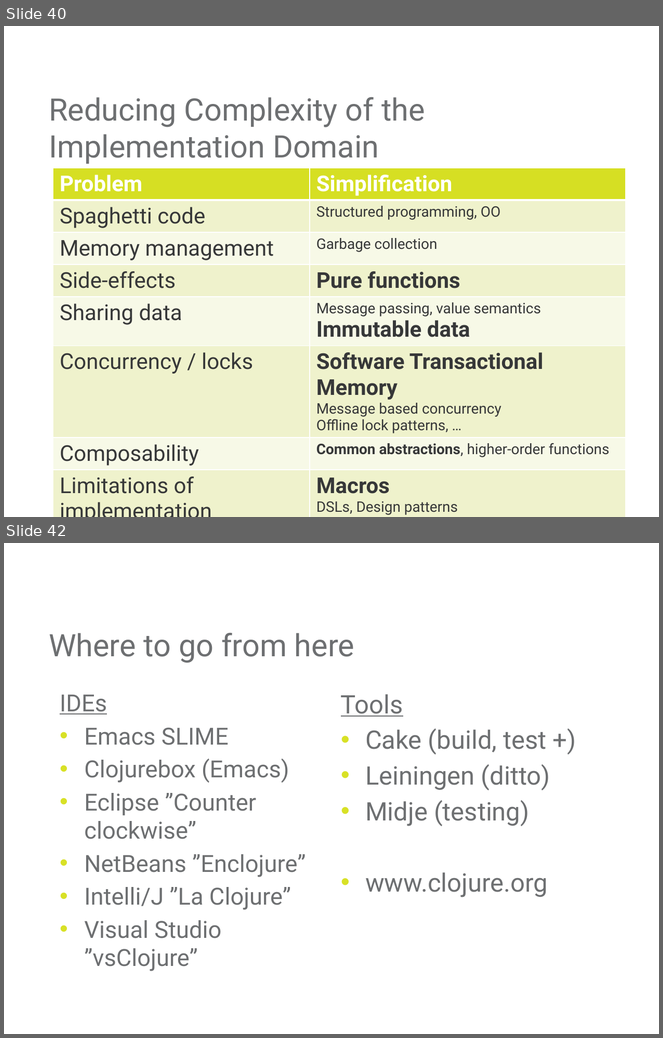
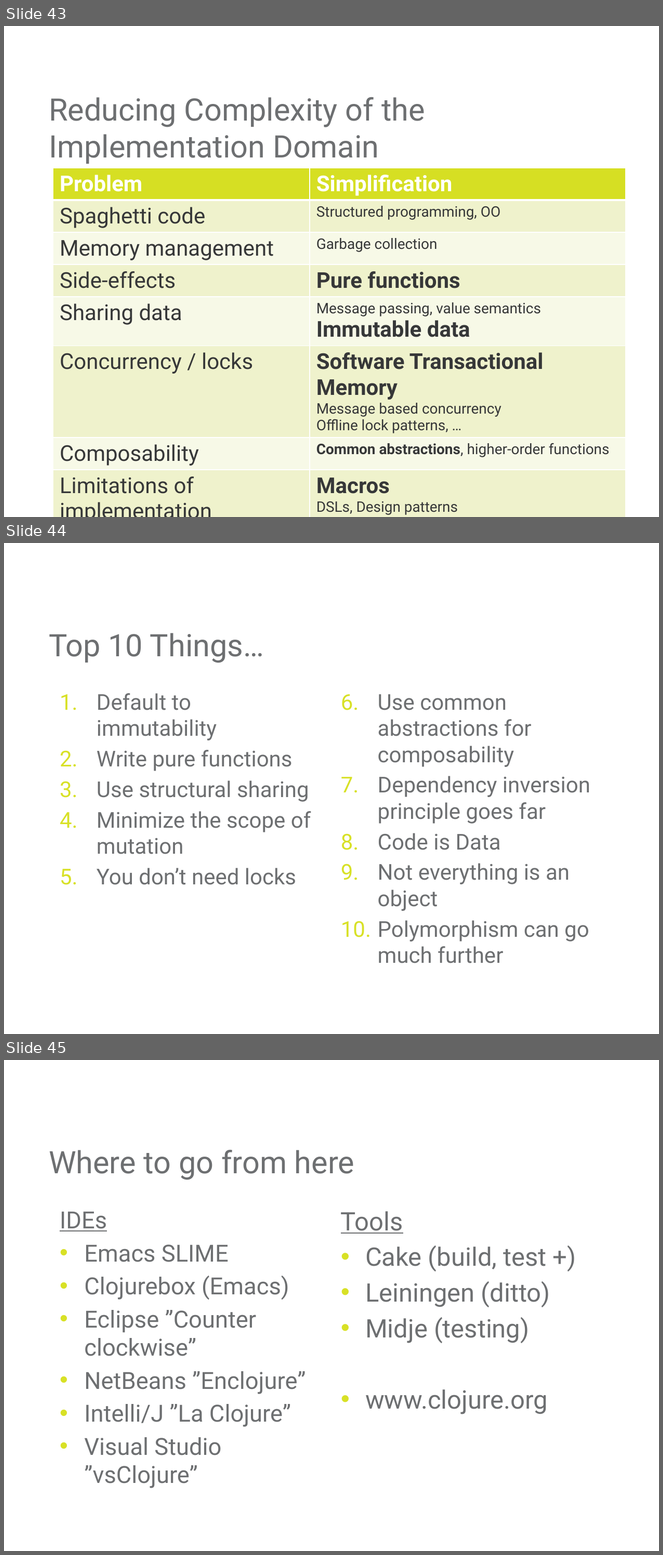
Before and after one commit to mjul/top-10-clojure-ndc-2011, a slide deck: Top Things to Learn From Clojure.pptx. Shown one above the other, each under a label of ours: slides 40 and 42 before the commit, slides 43, 44 and 45 after it; the slides between them are not shown. The pictures are 663x1038 and 663x1555 pixels, drawn with LibreOffice and Linux fonts; fonts in the diff are those of the drawing; background and template pictures are left out. Boxes give left, top, right and bottom in pixels: in the first picture for what was removed or moved away, otherwise in the second. Text is boxed around its words. In the diff, an @@ line names an element or a change of style, - is before the commit and + after.

Commit message:
Added the last points on polymorphism and multimethods.

```diff
--- a/Top Things to Learn From Clojure.pptx
+++ b/Top Things to Learn From Clojure.pptx
@@ slide 44 added at (x1=4, y1=543, x2=659, y2=1034), background #FFFFFF @@
@@ title added at (x1=49, y1=633, x2=264, y2=663), 34 pt, text #6D6F71 @@
+Top 10 Things…
@@ text added at (x1=97, y1=693, x2=311, y2=885), 24 pt, text #6D6F71 @@
+1. Default to immutability
+2. Write pure functions
+3. Use structural sharing
+4. Minimize the scope of mutation
+5. You don’t need locks
@@ text added at (x1=378, y1=694, x2=591, y2=964), 24 pt, text #6D6F71 @@
+6. Use common abstractions for composability
+7. Dependency inversion principle goes far
+8. Code is Data
+9. Not everything is an object
+10. Polymorphism can go much further
@@ what was slide 40 is now slide 43 @@
@@ what was slide 42 is now slide 45 @@
```
Also in this commit, not shown: 6 slides changed, 4 other slides added, 2 slides removed, 3 other files.
